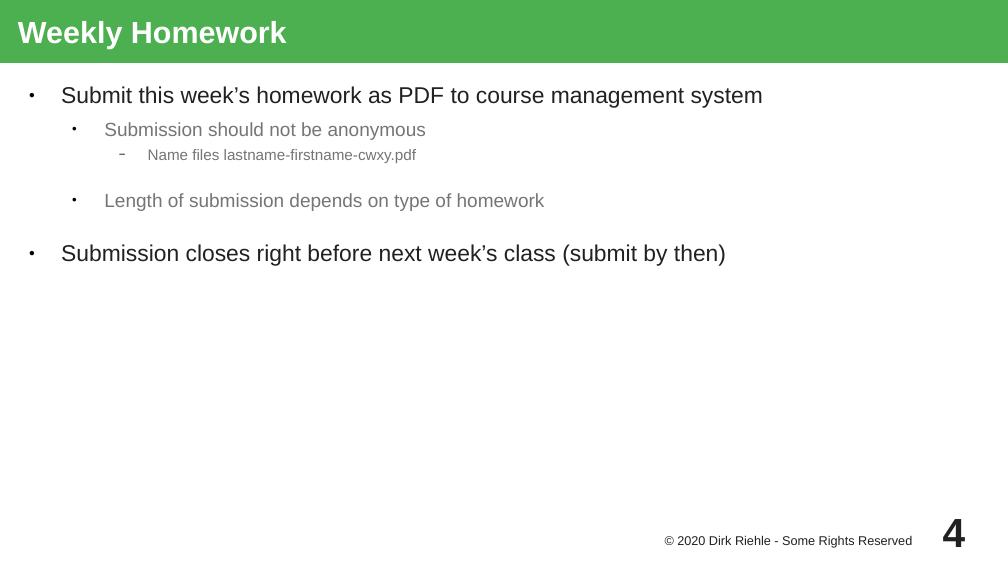
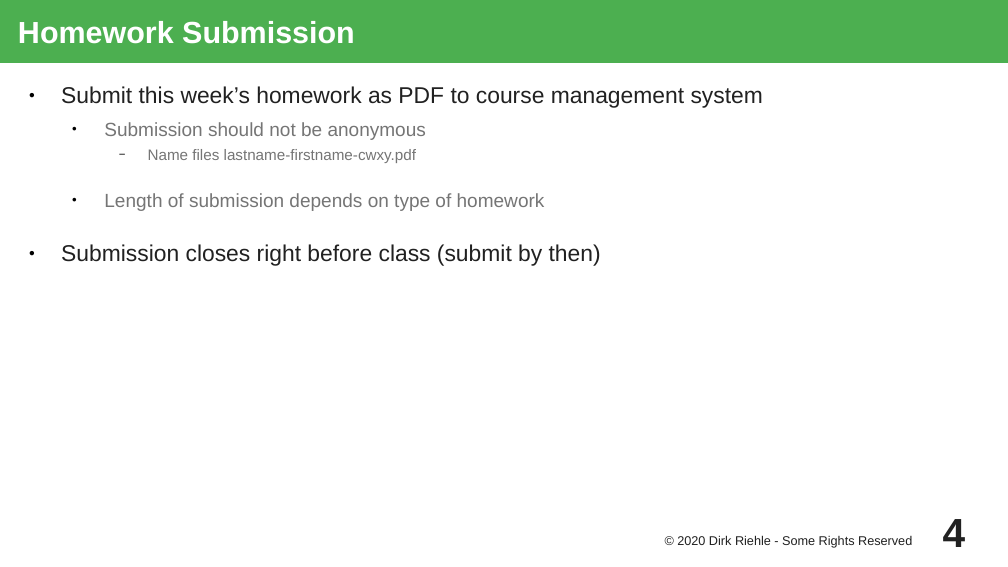
Before and after one commit to dirkriehle/nyt-course, a slide deck: slide 4 of Lecture slides/NYT A02 - Course Homework.odp. Drawn at 1008x567 pixels with LibreOffice and Linux fonts; fonts in the diff are those of the drawing. Boxes give left, top, right and bottom in pixels: in the first picture for what was removed or moved away, otherwise in the second. Text is boxed around its words. In the diff, an @@ line names an element or a change of style, - is before the commit and + after.

```diff
--- a/Lecture slides/NYT A02 - Course Homework.odp
+++ b/Lecture slides/NYT A02 - Course Homework.odp
@@ title at box(18, 21, 355, 44): text changed @@
-Weekly Homework
+Homework Submission
@@ text at box(61, 244, 601, 266): text changed @@
-● Submission closes right before next week’s class (submit by then)
+● Submission closes right before class (submit by then)
```
Also in this commit, not shown: 2 other slides changed, 1 other file.
